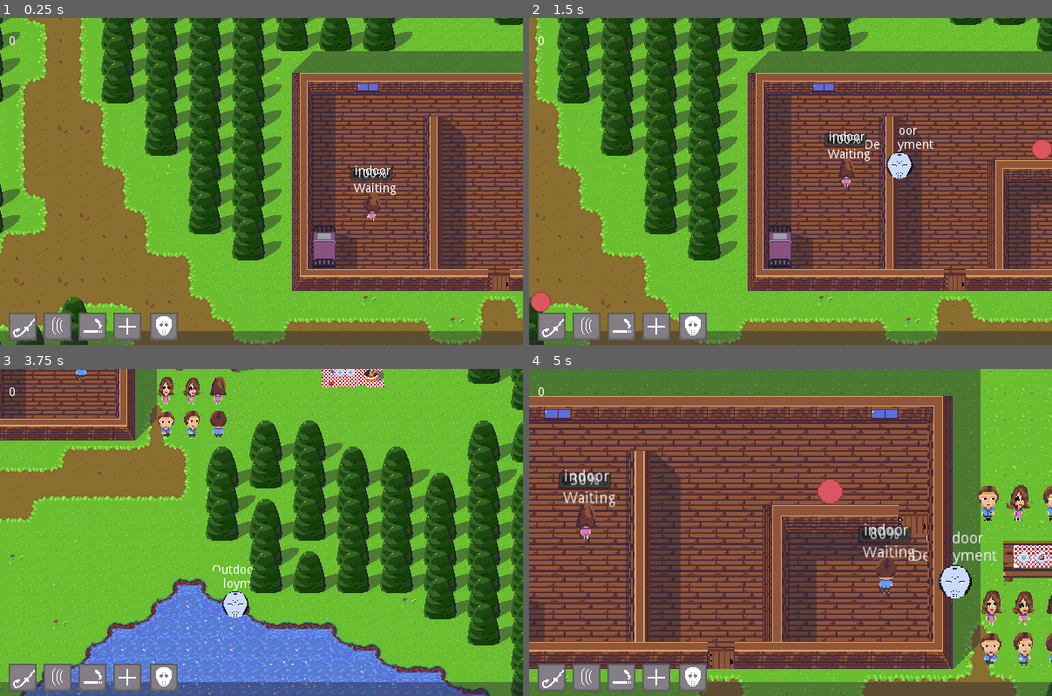
Above: before the commit, frames 1-4 (two rows, left to right).
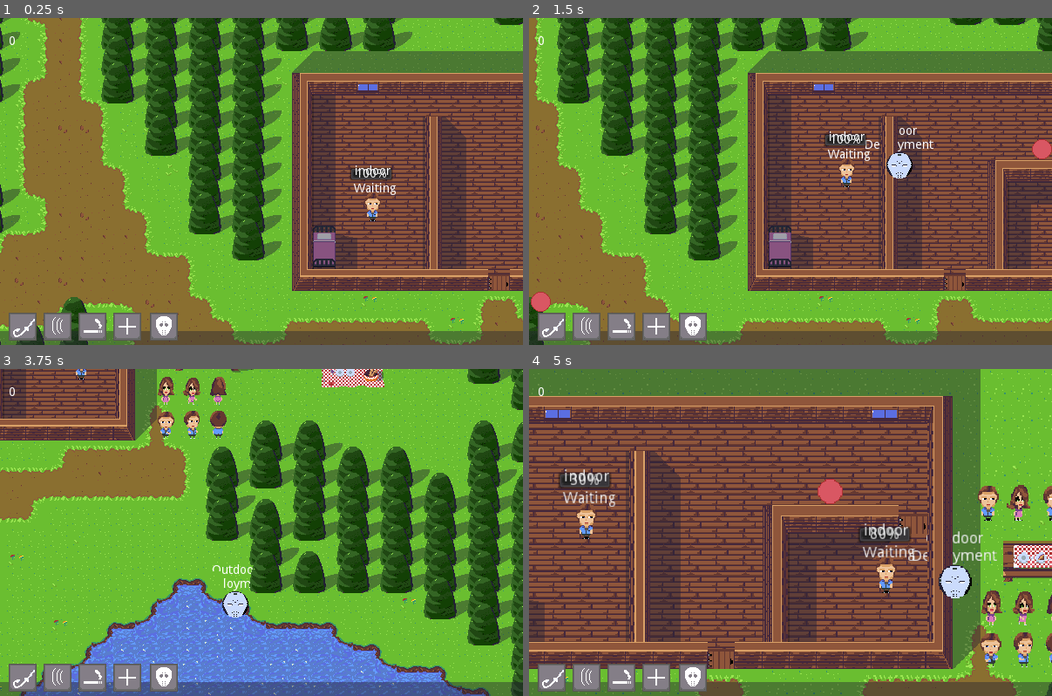
Above: after the commit, the same moments.

Repository: LucasCyka/The-Killer
Game: Godot game, scene res://scenes/prototype2.tscn
Same seed, same stepped clock (60 frames per second), same inputs: the game is played once before the commit and once after it. The engine's default icon, where the game draws it, is replaced by a stand-in: a white triangle on a blue panel in a dark square.
Inputs (mouse positions are in pixels of both pictures, inside the frame that each line leads up to):
- Up to frame 1 (0.25 s): no input
- Up to frame 2 (1.5 s): click (691, 325) at 0.5 s; tap Enter at 1.25 s; move the mouse to (905, 165) at 1.27 s; hold Right (Right) from 1.28 s (still down); tap Mouse wheel down (ZoomIn) at 1.35 s; click (905, 165) at 1.42 s
- Up to frame 3 (3.75 s): move the mouse to (156, 548) at 2.02 s; release Right (Right) at 2.03 s; hold S (Down) 2.03-2.78 s; tap Mouse wheel up (ZoomOut) at 2.1 s; move the mouse to (313, 460) at 2.77 s; hold Right (Right) 2.78-3.53 s; click (313, 460) at 2.85 s; move the mouse to (235, 597) at 3.52 s; hold Up (Up) from 3.53 s (still down); tap Mouse wheel down (ZoomIn) at 3.6 s; click (235, 597) at 3.67 s
- Up to frame 4 (5 s): move the mouse to (947, 581) at 4.27 s; release Up (Up) at 4.28 s; hold Left (Left) from 4.28 s (still down); tap Mouse wheel up (ZoomOut) at 4.35 s

The runs differ from the first frame. In frame 1, 0.2% of the frame differs, in the area x 69-73%, y 53-63%; in frame 2, 0.2%; in frame 3, less than 0.1%; in frame 4, 0.5%, in the area x 9-96%, y 41-92%.
Error after the commit: Parse Error: Mixed tabs and spaces in indentation. (res://scripts/singletons/common.gd:67)

Commit message:
New animations system
- The animation dictionary for the teenager now is generated automatically from a SpriteFrames (stored at teenager.tres).

- Now animation can be played according to its state.

- Increased the size of all lure traps.

Diff:
--- /dev/null
+++ b/resources/anims/teenager.tres
@@ -0,0 +1,95 @@
+[gd_resource type="SpriteFrames" load_steps=31 format=2]
+
+[ext_resource path="res://sprites/prototype/characters/female_iteration1.png" type="Texture" id=1]
+[ext_resource path="res://sprites/prototype/characters/female_iteration1_up.png" type="Texture" id=2]
+[ext_resource path="res://sprites/prototype/characters/male_iteration1.png" type="Texture" id=3]
+[ext_resource path="res://sprites/prototype/characters/female_iteration1_side.png" type="Texture" id=4]
+[ext_resource path="res://sprites/prototype/characters/male_iteration1_side.png" type="Texture" id=5]
+[ext_resource path="res://sprites/prototype/characters/male_iteration1_up.png" type="Texture" id=6]
+[ext_resource path="res://sprites/characters/male_1/walking_sides1.png" type="Texture" id=7]
+[ext_resource path="res://sprites/characters/male_1/walking_sides2.png" type="Texture" id=8]
+[ext_resource path="res://sprites/characters/male_1/walking_sides3.png" type="Texture" id=9]
+[ext_resource path="res://sprites/characters/male_1/walking_sides4.png" type="Texture" id=10]
+[ext_resource path="res://sprites/characters/female_1/walking_side1.png" type="Texture" id=11]
+[ext_resource path="res://sprites/characters/female_1/walking_side2.png" type="Texture" id=12]
+[ext_resource path="res://sprites/characters/female_1/walking_side3.png" type="Texture" id=13]
+[ext_resource path="res://sprites/characters/female_1/walking_side4.png" type="Texture" id=14]
+[ext_resource path="res://sprites/characters/female_1/walking_down1.png" type="Texture" id=15]
+[ext_resource path="res://sprites/characters/female_1/walking_down2.png" type="Texture" id=16]
+[ext_resource path="res://sprites/characters/female_1/walking_down3.png" type="Texture" id=17]
+[ext_resource path="res://sprites/characters/female_1/walking_down4.png" type="Texture" id=18]
+[ext_resource path="res://sprites/characters/male_1/walking_up1.png" type="Texture" id=19]
+[ext_resource path="res://sprites/characters/male_1/walking_up2.png" type="Texture" id=20]
+[ext_resource path="res://sprites/characters/male_1/walking_up3.png" type="Texture" id=21]
+[ext_resource path="res://sprites/characters/male_1/walking_up4.png" type="Texture" id=22]
+[ext_resource path="res://sprites/characters/male_1/walking_down1.png" type="Texture" id=23]
+[ext_resource path="res://sprites/characters/male_1/walking_down2.png" type="Texture" id=24]
+[ext_resource path="res://sprites/characters/male_1/walking_down3.png" type="Texture" id=25]
+[ext_resource path="res://sprites/characters/male_1/walking_down4.png" type="Texture" id=26]
+[ext_resource path="res://sprites/characters/female_1/walking_up1.png" type="Texture" id=27]
+[ext_resource path="res://sprites/characters/female_1/walking_up2.png" type="Texture" id=28]
+[ext_resource path="res://sprites/characters/female_1/walking_up3.png" type="Texture" id=29]
+[ext_resource path="res://sprites/characters/female_1/walking_up4.png" type="Texture" id=30]
+
+[resource]
+animations = [ {
+"frames": [ ExtResource( 1 ) ],
+"loop": true,
+"name": "1:Idle-Down",
+"speed": 5.0
+}, {
+"frames": [ ExtResource( 2 ) ],
+"loop": true,
+"name": "1:Idle-Up",
+"speed": 5.0
+}, {
+"frames": [ ExtResource( 3 ) ],
+"loop": true,
+"name": "0:Idle-Down",
+"speed": 5.0
+}, {
+"frames": [ ExtResource( 4 ) ],
+"loop": true,
+"name": "1:Idle-Side",
+"speed": 5.0
+}, {
+"frames": [ ExtResource( 5 ) ],
+"loop": true,
+"name": "0:Idle-Side",
+"speed": 5.0
+}, {
+"frames": [ ExtResource( 6 ) ],
+"loop": true,
+"name": "0:Idle-Up",
+"speed": 5.0
+}, {
+"frames": [ ExtResource( 7 ), ExtResource( 8 ), ExtResource( 9 ), ExtResource( 10 ) ],
+"loop": true,
+"name": "0:Moving-Side",
+"speed": 5.0
+}, {
+"frames": [ ExtResource( 11 ), ExtResource( 12 ), ExtResource( 13 ), ExtResource( 14 ) ],
+"loop": true,
+"name": "1:Moving-Side",
+"speed": 5.0
+}, {
+"frames": [ ExtResource( 15 ), ExtResource( 16 ), ExtResource( 17 ), ExtResource( 18 ) ],
+"loop": true,
+"name": "1:Moving-Down",
+"speed": 5.0
+}, {
+"frames": [ ExtResource( 19 ), ExtResource( 20 ), ExtResource( 21 ), ExtResource( 22 ) ],
+"loop": true,
+"name": "0:Moving-Up",
+"speed": 5.0
+}, {
+"frames": [ ExtResource( 23 ), ExtResource( 24 ), ExtResource( 25 ), ExtResource( 26 ) ],
+"loop": true,
+"name": "0:Moving-Down",
+"speed": 5.0
+}, {
+"frames": [ ExtResource( 27 ), ExtResource( 28 ), ExtResource( 29 ), ExtResource( 30 ) ],
+"loop": true,
+"name": "1:Moving-Up",
+"speed": 5.0
+} ]
--- a/scenes/Teenager.tscn
+++ b/scenes/Teenager.tscn
@@ -1,133 +1,29 @@
-[gd_scene load_steps=53 format=2]
+[gd_scene load_steps=21 format=2]
 
 [ext_resource path="res://scripts/TeenageAI.gd" type="Script" id=1]
-[ext_resource path="res://sprites/prototype/characters/male.png" type="Texture" id=2]
-[ext_resource path="res://sprites/prototype/characters/female.png" type="Texture" id=3]
-[ext_resource path="res://sprites/characters/female_1/walking_down1.png" type="Texture" id=4]
-[ext_resource path="res://sprites/characters/female_1/walking_down2.png" type="Texture" id=5]
-[ext_resource path="res://sprites/characters/female_1/walking_down3.png" type="Texture" id=6]
-[ext_resource path="res://sprites/characters/female_1/walking_down4.png" type="Texture" id=7]
-[ext_resource path="res://sprites/characters/female_1/walking_up1.png" type="Texture" id=8]
-[ext_resource path="res://sprites/characters/female_1/walking_up2.png" type="Texture" id=9]
-[ext_resource path="res://sprites/characters/female_1/walking_up3.png" type="Texture" id=10]
-[ext_resource path="res://sprites/characters/female_1/walking_up4.png" type="Texture" id=11]
-[ext_resource path="res://sprites/characters/male_1/walking_up1.png" type="Texture" id=12]
-[ext_resource path="res://sprites/characters/male_1/walking_up2.png" type="Texture" id=13]
-[ext_resource path="res://sprites/characters/male_1/walking_up3.png" type="Texture" id=14]
-[ext_resource path="res://sprites/characters/male_1/walking_up4.png" type="Texture" id=15]
-[ext_resource path="res://sprites/characters/female_1/walking_side1.png" type="Texture" id=16]
-[ext_resource path="res://sprites/characters/female_1/walking_side2.png" type="Texture" id=17]
-[ext_resource path="res://sprites/characters/female_1/walking_side3.png" type="Texture" id=18]
-[ext_resource path="res://sprites/characters/female_1/walking_side4.png" type="Texture" id=19]
-[ext_resource path="res://sprites/prototype/characters/female_iteration1.png" type="Texture" id=20]
-[ext_resource path="res://sprites/prototype/characters/female_iteration1_up.png" type="Texture" id=21]
-[ext_resource path="res://sprites/prototype/characters/male_iteration1.png" type="Texture" id=22]
-[ext_resource path="res://sprites/characters/male_1/walking_sides1.png" type="Texture" id=23]
-[ext_resource path="res://sprites/characters/male_1/walking_sides2.png" type="Texture" id=24]
-[ext_resource path="res://sprites/characters/male_1/walking_sides3.png" type="Texture" id=25]
-[ext_resource path="res://sprites/characters/male_1/walking_sides4.png" type="Texture" id=26]
-[ext_resource path="res://sprites/prototype/characters/female_iteration1_side.png" type="Texture" id=27]
-[ext_resource path="res://sprites/prototype/characters/male_iteration1_side.png" type="Texture" id=28]
-[ext_resource path="res://sprites/prototype/characters/male_iteration1_up.png" type="Texture" id=29]
-[ext_resource path="res://sprites/characters/male_1/walking_down1.png" type="Texture" id=30]
-[ext_resource path="res://sprites/characters/male_1/walking_down2.png" type="Texture" id=31]
-[ext_resource path="res://sprites/characters/male_1/walking_down3.png" type="Texture" id=32]
-[ext_resource path="res://sprites/characters/male_1/walking_down4.png" type="Texture" id=33]
-[ext_resource path="res://scripts/states/AIFSM.gd" type="Script" id=34]
-[ext_resource path="res://scripts/states/ai/Idle.gd" type="Script" id=35]
-[ext_resource path="res://scripts/states/ai/Moving.gd" type="Script" id=36]
-[ext_resource path="res://scripts/states/ai/Wait.gd" type="Script" id=37]
-[ext_resource path="res://scripts/states/ai/Lured.gd" type="Script" id=38]
-[ext_resource path="res://scripts/states/ai/Panic.gd" type="Script" id=39]
-[ext_resource path="res://scripts/states/ai/Escaping.gd" type="Script" id=40]
-[ext_resource path="res://scripts/states/ai/OnVice.gd" type="Script" id=41]
-[ext_resource path="res://scripts/states/ai/Startled.gd" type="Script" id=42]
-[ext_resource path="res://scripts/states/ai/Crippled.gd" type="Script" id=43]
-[ext_resource path="res://scripts/states/ai/Shock.gd" type="Script" id=44]
-[ext_resource path="res://scripts/states/ai/Fighting.gd" type="Script" id=45]
-[ext_resource path="res://scripts/states/ai/Cornered.gd" type="Script" id=46]
-[ext_resource path="res://scripts/states/ai/Screaming.gd" type="Script" id=47]
-[ext_resource path="res://scripts/states/ai/Escaped.gd" type="Script" id=48]
-[ext_resource path="res://scripts/states/ai/Dead.gd" type="Script" id=49]
+[ext_resource path="res://resources/anims/teenager.tres" type="SpriteFrames" id=2]
+[ext_resource path="res://scripts/states/AIFSM.gd" type="Script" id=3]
+[ext_resource path="res://scripts/states/ai/Idle.gd" type="Script" id=4]
+[ext_resource path="res://scripts/states/ai/Moving.gd" type="Script" id=5]
+[ext_resource path="res://scripts/states/ai/Wait.gd" type="Script" id=6]
+[ext_resource path="res://scripts/states/ai/Lured.gd" type="Script" id=7]
+[ext_resource path="res://scripts/states/ai/Panic.gd" type="Script" id=8]
+[ext_resource path="res://scripts/states/ai/Escaping.gd" type="Script" id=9]
+[ext_resource path="res://scripts/states/ai/OnVice.gd" type="Script" id=10]
+[ext_resource path="res://scripts/states/ai/Startled.gd" type="Script" id=11]
+[ext_resource path="res://scripts/states/ai/Crippled.gd" type="Script" id=12]
+[ext_resource path="res://scripts/states/ai/Shock.gd" type="Script" id=13]
+[ext_resource path="res://scripts/states/ai/Fighting.gd" type="Script" id=14]
+[ext_resource path="res://scripts/states/ai/Cornered.gd" type="Script" id=15]
+[ext_resource path="res://scripts/states/ai/Screaming.gd" type="Script" id=16]
+[ext_resource path="res://scripts/states/ai/Escaped.gd" type="Script" id=17]
+[ext_resource path="res://scripts/states/ai/Dead.gd" type="Script" id=18]
 
 [sub_resource type="CircleShape2D" id=1]
 radius = 13.3082
 
 [sub_resource type="CircleShape2D" id=2]
 radius = 14.1088
-
-[sub_resource type="SpriteFrames" id=3]
-animations = [ {
-"frames": [ ExtResource( 2 ) ],
-"loop": true,
-"name": "MaleNormal",
-"speed": 5.0
-}, {
-"frames": [ ExtResource( 3 ) ],
-"loop": true,
-"name": "FemaleNormal",
-"speed": 5.0
-}, {
-"frames": [ ExtResource( 4 ), ExtResource( 5 ), ExtResource( 6 ), ExtResource( 7 ) ],
-"loop": true,
-"name": "1:Walking-Down",
-"speed": 5.0
-}, {
-"frames": [ ExtResource( 8 ), ExtResource( 9 ), ExtResource( 10 ), ExtResource( 11 ) ],
-"loop": true,
-"name": "1:Walking-Up",
-"speed": 5.0
-}, {
-"frames": [ ExtResource( 12 ), ExtResource( 13 ), ExtResource( 14 ), ExtResource( 15 ) ],
-"loop": true,
-"name": "0:Walking-Up",
-"speed": 5.0
-}, {
-"frames": [ ExtResource( 16 ), ExtResource( 17 ), ExtResource( 18 ), ExtResource( 19 ) ],
-"loop": true,
-"name": "1:Walking-Side",
-"speed": 5.0
-}, {
-"frames": [ ExtResource( 20 ) ],
-"loop": true,
-"name": "1:Idle-Down",
-"speed": 5.0
-}, {
-"frames": [ ExtResource( 21 ) ],
-"loop": true,
-"name": "1:Idle-Up",
-"speed": 5.0
-}, {
-"frames": [ ExtResource( 22 ) ],
-"loop": true,
-"name": "0:Idle-Down",
-"speed": 5.0
-}, {
-"frames": [ ExtResource( 23 ), ExtResource( 24 ), ExtResource( 25 ), ExtResource( 26 ) ],
-"loop": true,
-"name": "0:Walking-Side",
-"speed": 5.0
-}, {
-"frames": [ ExtResource( 27 ) ],
-"loop": true,
-"name": "1:Idle-Side",
-"speed": 5.0
-}, {
-"frames": [ ExtResource( 28 ) ],
-"loop": true,
-"name": "0:Idle-Side",
-"speed": 5.0
-}, {
-"frames": [ ExtResource( 29 ) ],
-"loop": true,
-"name": "0:Idle-Up",
-"speed": 5.0
-}, {
-"frames": [ ExtResource( 30 ), ExtResource( 31 ), ExtResource( 32 ), ExtResource( 33 ) ],
-"loop": true,
-"name": "0:Walking-Down",
-"speed": 5.0
-} ]
 
 [node name="Teenager" type="Node2D" groups=[
 "AI",
@@ -153,10 +49,9 @@
 disabled = true
 
 [node name="Animations" type="AnimatedSprite" parent="KinematicTeenager"]
-editor/display_folded = true
 z_index = 3
-frames = SubResource( 3 )
-animation = "MaleNormal"
+frames = ExtResource( 2 )
+animation = "0:Idle-Down"
 
 [node name="DebugState" type="Label" parent="KinematicTeenager/Animations"]
 margin_left = -20.4689
--- a/scenes/prototype2.tscn
+++ b/scenes/prototype2.tscn
@@ -208,6 +208,7 @@
 [node name="GameUI" parent="." instance=ExtResource( 3 )]
 
 [node name="AI" type="YSort" parent="."]
+editor/display_folded = true
 
 [node name="Teenager" parent="AI" instance=ExtResource( 4 )]
 editor/display_folded = true
@@ -427,7 +428,7 @@
 position = Vector2( 799.806, 848.917 )
 z_index = 1
 frames = SubResource( 6 )
-frame = 3
+frame = 5
 playing = true
 
 [node name="Table2" type="Sprite" parent="WorldSprites"]
@@ -442,37 +443,39 @@
 position = Vector2( 1159.12, 268.952 )
 frames = SubResource( 7 )
 animation = "down"
+frame = 2
 playing = true
 
 [node name="AnimatedSprite2" type="AnimatedSprite" parent="WorldSprites"]
 position = Vector2( 1189.12, 268.952 )
 frames = SubResource( 7 )
 animation = "side"
-frame = 3
+frame = 1
 playing = true
 
 [node name="AnimatedSprite3" type="AnimatedSprite" parent="WorldSprites"]
 position = Vector2( 1219.12, 268.952 )
 frames = SubResource( 7 )
 animation = "up"
+frame = 2
 playing = true
 
 [node name="AnimatedSprite4" type="AnimatedSprite" parent="WorldSprites"]
 position = Vector2( 1158.64, 307.712 )
 frames = SubResource( 8 )
 animation = "down"
-frame = 1
+frame = 3
 playing = true
 
 [node name="AnimatedSprite5" type="AnimatedSprite" parent="WorldSprites"]
 position = Vector2( 1188.64, 307.712 )
 frames = SubResource( 8 )
 animation = "side"
-frame = 2
 playing = true
 
 [node name="AnimatedSprite6" type="AnimatedSprite" parent="WorldSprites"]
 position = Vector2( 1218.64, 307.712 )
 frames = SubResource( 8 )
 animation = "up"
-playing = true
+frame = 2
+playing = true
--- a/scenes/traps/LureTrap.tscn
+++ b/scenes/traps/LureTrap.tscn
@@ -23,10 +23,10 @@
 "speed": 5.0
 } ]
 
+[sub_resource type="CircleShape2D" id=4]
+
 [sub_resource type="CircleShape2D" id=3]
-
-[sub_resource type="CircleShape2D" id=2]
-radius = 67.0545
+radius = 116.051
 
 [node name="LureTrap" type="Node2D" groups=[
 "Lure",
@@ -46,9 +46,9 @@
 collision_mask = 5
 
 [node name="CollisionShape2D" type="CollisionShape2D" parent="Texture/VisibilityDetection"]
-shape = SubResource( 3 )
+shape = SubResource( 4 )
 
 [node name="DetectionRadius" type="Area2D" parent="Texture"]
 
 [node name="Radius" type="CollisionShape2D" parent="Texture/DetectionRadius"]
-shape = SubResource( 2 )
+shape = SubResource( 3 )
--- a/scripts/TeenageAI.gd
+++ b/scripts/TeenageAI.gd
@@ -10,7 +10,8 @@
 	FEMALE
 }
 
-#AI Routine according to his ID
+#AI Routine according to his ID. A new ID should be added everytime a new
+#character is implemented in the game.
 #notice that this routine can be blocken any time the AI is lured
 #or the state machine decides so.
 var routines = {
@@ -39,39 +40,7 @@
 }
 
 #animations for wich teenager
-#TODO: function to generate this dictionary automatically
-var animations = {
-	0:{
-		"Walking":{
-			Vector2(0,1):{'anim':'0:Walking-Down','flip':false},
-			Vector2(0,-1):{'anim':'0:Walking-Up','flip':false},
-			Vector2(1,0):{'anim':'0:Walking-Side','flip':false},
-			Vector2(-1,0):{'anim':'0:Walking-Side','flip':true}
-		},
-		"Idle":{
-			Vector2(0,1):{'anim':'0:Idle-Down','flip':false},
-			Vector2(0,-1):{'anim':'0:Idle-Up','flip':false},
-			Vector2(1,0):{'anim':'0:Idle-Side','flip':false},
-			Vector2(-1,0):{'anim':'0:Idle-Side','flip':true}
-		}
-	},
-
-	1:{
-		"Walking":{
-			Vector2(0,1):{'anim':'1:Walking-Down','flip':false},
-			Vector2(0,-1):{'anim':'1:Walking-Up','flip':false},
-			Vector2(1,0):{'anim':'1:Walking-Side','flip':false},
-			Vector2(-1,0):{'anim':'1:Walking-Side','flip':true}
-		},
-
-		"Idle":{
-			Vector2(0,1):{'anim':'1:Idle-Down','flip':false},
-			Vector2(0,-1):{'anim':'1:Idle-Up','flip':false},
-			Vector2(1,0):{'anim':'1:Idle-Side','flip':false},
-			Vector2(-1,0):{'anim':'1:Idle-Side','flip':true}
-		}
-	}
-}
+var animations = {}
 
 #it's true when the teen needs to execute an animation from a state 'activity'
 var state_animation = false
@@ -116,6 +85,7 @@
 	#start this npc routine
 	generate_routine(get_node("Routines/Routine"))
 	init_routine()
+	generate_animations()
 	#update_animations()
 
 func _process(delta):
@@ -241,33 +211,60 @@
 
 #TODO: update animations according to its state, id etc...
 func update_animations():
-	if state_machine.get_current_state() == 'Waiting':
-		if not state_animation:
-			teenager_anims.play(animations[id]['Walking'][facing_direction]['anim'])
-			teenager_anims.set_flip_h(animations[id]['Walking'][facing_direction]['flip'])
-		else:
-			#TODO: waiting anims
-			teenager_anims.play(animations[id]['Idle'][facing_direction]['anim'])
-			teenager_anims.set_flip_h(animations[id]['Idle'][facing_direction]['flip'])
-	elif state_machine.get_current_state() == 'Moving':
-			teenager_anims.play(animations[id]['Walking'][facing_direction]['anim'])
-			teenager_anims.set_flip_h(animations[id]['Walking'][facing_direction]['flip'])
-	elif state_machine.get_current_state() == 'Lured':
-		if not state_animation:
-			teenager_anims.play(animations[id]['Walking'][facing_direction]['anim'])
-			teenager_anims.set_flip_h(animations[id]['Walking'][facing_direction]['flip'])
-		else:
-			#TODO: lured anims
-			teenager_anims.play(animations[id]['Idle'][facing_direction]['anim'])
-			teenager_anims.set_flip_h(animations[id]['Idle'][facing_direction]['flip'])
-	elif state_machine.get_current_state() == 'Startled':
-		if not state_animation:
-			teenager_anims.play(animations[id]['Walking'][facing_direction]['anim'])
-			teenager_anims.set_flip_h(animations[id]['Walking'][facing_direction]['flip'])
-		else:
-			#TODO: startled anims
-			teenager_anims.play(animations[id]['Idle'][facing_direction]['anim'])
-			teenager_anims.set_flip_h(animations[id]['Idle'][facing_direction]['flip'])
+	if animations == {}:
+		#wait for it to be generated
+		return
+
+	if not state_animation:
+		teenager_anims.play(animations[id]['Moving'][facing_direction]['anim'])
+		teenager_anims.set_flip_h(animations[id]['Moving'][facing_direction]['flip'])
+	else:
+		teenager_anims.play(animations[id]['Idle'][facing_direction]['anim'])
+		teenager_anims.set_flip_h(animations[id]['Idle'][facing_direction]['flip'])
+
+#fill a dictionary with animations from the AnimatedSprite resource
+#TODO: diagonal animations?
+func generate_animations():
+	var final_dictionary = {}
+
+	for anim in teenager_anims.get_sprite_frames().get_animation_names():
+		#anim name layout:
+		#ID:State-Direction
+
+		#anim indentifier
+		var _id = anim
+		_id.erase(anim.findn(':'),anim.length())
+
+		#anim state
+		var _state = anim
+		_state.erase(anim.findn('-'),anim.length())
+		_state.erase(anim.findn(_id),_id.length()+1)
+
+		#anim direction
+		#TODO: diagonals go here
+		var dir = anim
+
+		if dir.find('Up') != -1:
+			dir = Vector2(0,-1)
+		elif dir.find('Down') != -1:
+			dir = Vector2(0,1)
+		elif dir.find('Side') != -1:
+			dir = Vector2(1,0)
+
+
+		var new_dict = {int(_id):{_state:{dir:{'anim':anim,'flip':false}}}}
+
+		if final_dictionary.keys().find(int(_id)) == -1 or final_dictionary[int(_id)].keys().find(_state) == -1:
+			#add the basic layout for this animation id
+			common.merge_dict(final_dictionary,new_dict)
+		elif final_dictionary[int(_id)][_state].keys().find(dir) == -1:
+			#basic layout already there, just fill the remaining data
+			final_dictionary[int(_id)][_state][dir] = {'anim':anim,'flip':false}
+
+			if dir == Vector2(1,0):
+				#duplicate this animation for the left siding
+				final_dictionary[int(_id)][_state][Vector2(-1,0)] = {'anim':anim,'flip':true}
+		animations = final_dictionary
 
 #return a string according to the gender
 func get_gender():
--- a/scripts/singletons/common.gd
+++ b/scripts/singletons/common.gd
@@ -53,3 +53,25 @@
 #used to compare floats
 func is_float_equal(fa,fb):
 	return abs(fa-fb) < 0.000001
+"""
+func merge_dict(dict1,dict2):
+	for key in dict2:
+		dict1[key] = dict2[key]
+		pass
+"""
+
+#merge or add elements to a dictionary
+func merge_dict(dest, source):
+	for key in source:                     # go via all keys in source
+		if dest.has(key):                  # we found matching key in dest
+            var dest_value = dest[key]     # get value
+            var source_value = source[key] # get value in the source dict
+            if typeof(dest_value) == TYPE_DICTIONARY:
+                if typeof(source_value) == TYPE_DICTIONARY:
+                    merge_dict(dest_value, source_value)
+                else:
+                    dest[key] = source_value # override the dest value
+            else:
+                dest[key] = source_value     # add to dictionary
+		else:
+			dest[key] = source[key]          # just add value to the dest
--- a/scripts/states/ai/Startled.gd
+++ b/scripts/states/ai/Startled.gd
@@ -22,6 +22,7 @@
 func init(base,state_position,state_time):
 	self.base = base
 	self.base.is_forced_state = false
+	base.teenager.state_animation = true
 	self.bump_position = state_position
 
 	stage_timer = Timer.new()
@@ -49,6 +50,9 @@
 		if base.teenager.walk(bump_position):
 			stage_timer.start()
 			stage += 1
+			base.teenager.state_animation = true
+		else:
+			base.teenager.state_animation = false
 	elif stage == 3:
 		exit()
 
Not shown: 1 places in scenes/Teenager.tscn that only renumber resources
